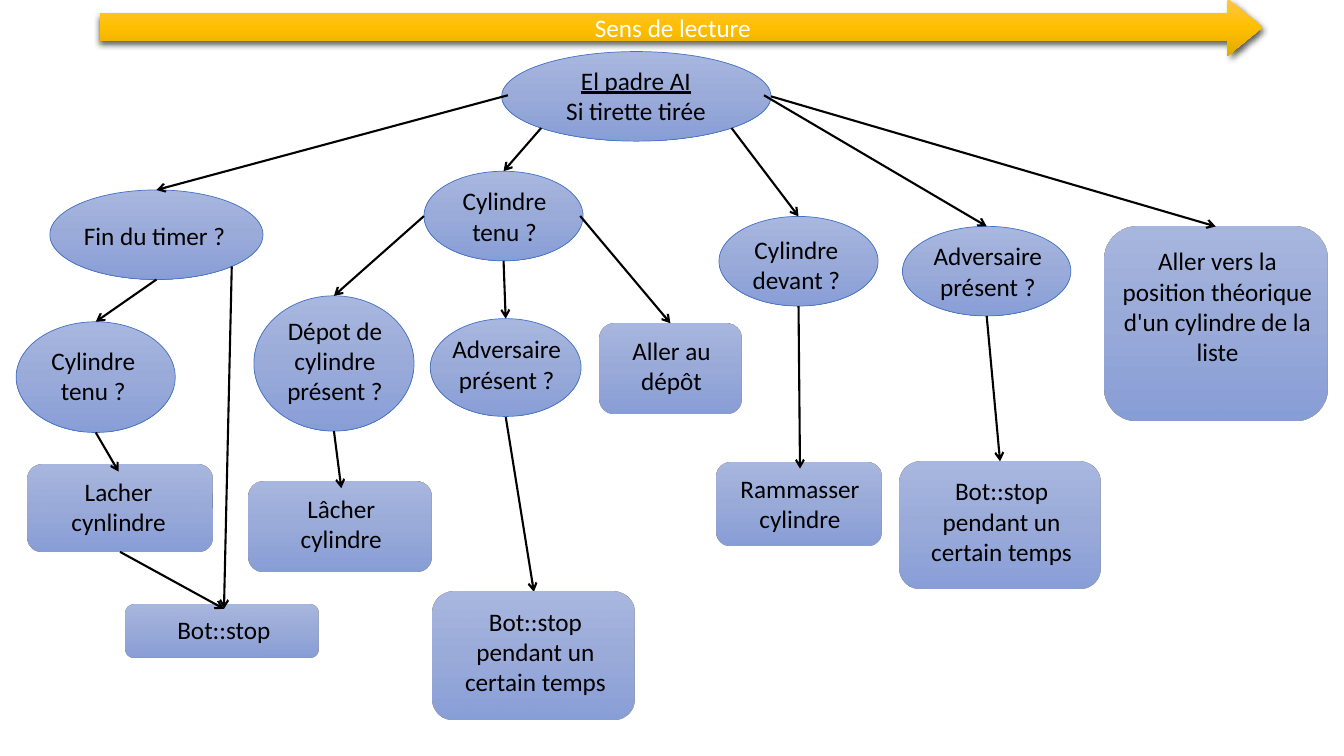
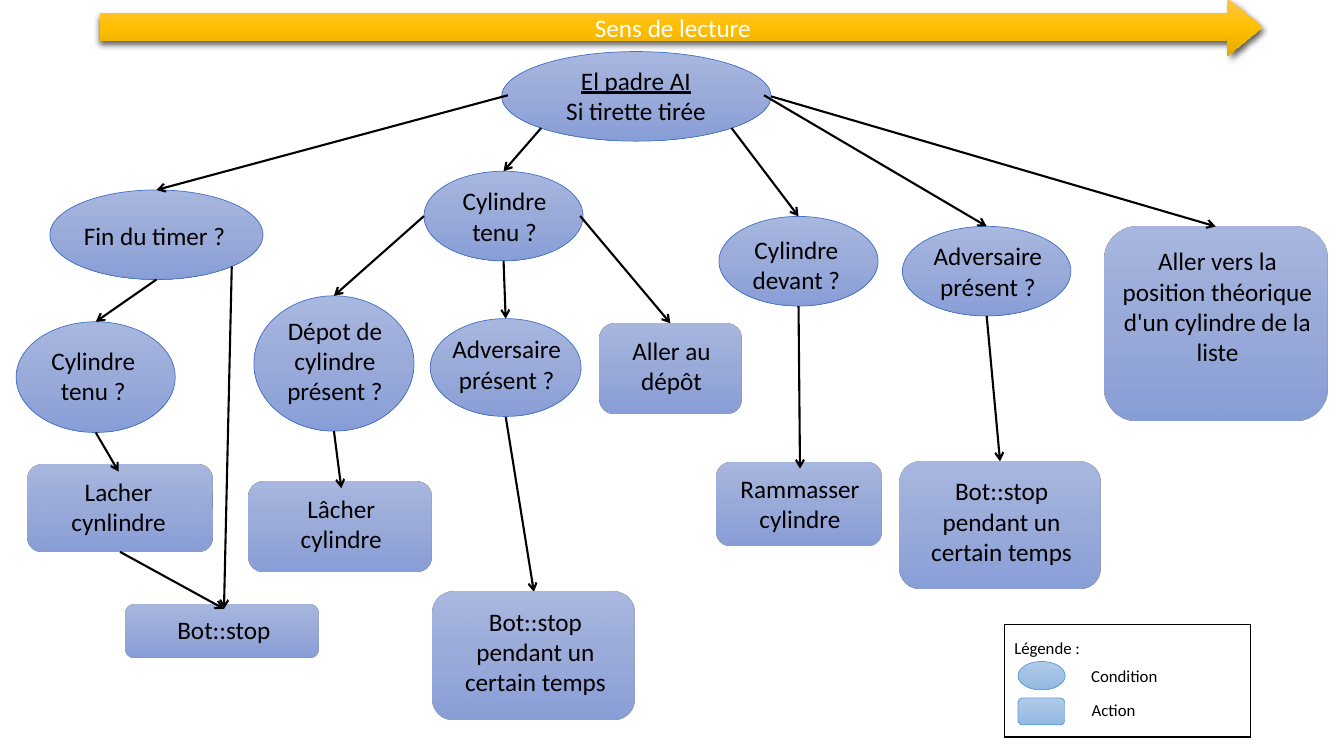
Before and after one commit to nsobczak/CoupeDeFrance, a slide deck: slide 1 of Module Cerveau/Artificial Intelligence/AI_functional_schema.pptx. Drawn at 1344x756 pixels with LibreOffice and Linux fonts; fonts in the diff are those of the drawing. Boxes give left, top, right and bottom in pixels: in the first picture for what was removed or moved away, otherwise in the second. Text is boxed around its words. In the diff, an @@ line names an element or a change of style, - is before the commit and + after.

```diff
--- a/Module Cerveau/Artificial Intelligence/AI_functional_schema.pptx
+++ b/Module Cerveau/Artificial Intelligence/AI_functional_schema.pptx
@@ group added at (1004,624,1250,737): 2 texts, 1 rectangle, 1 ellipse, 1 rounded rectangle @@
+Légende :
+Condition
+Action
```
Also in this commit, not shown: 1 other file.
